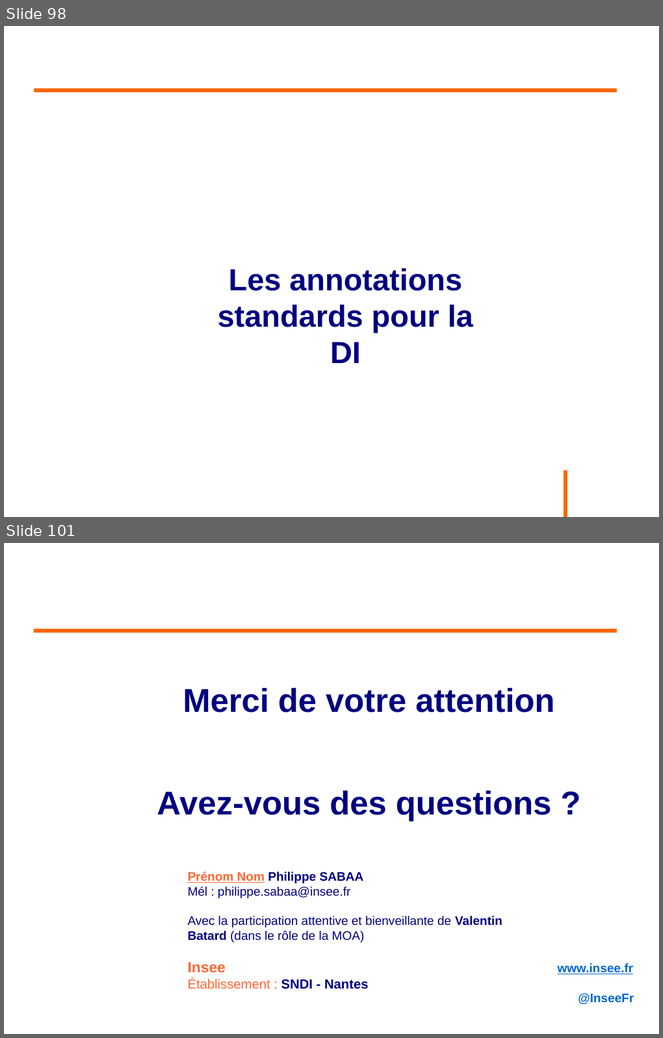
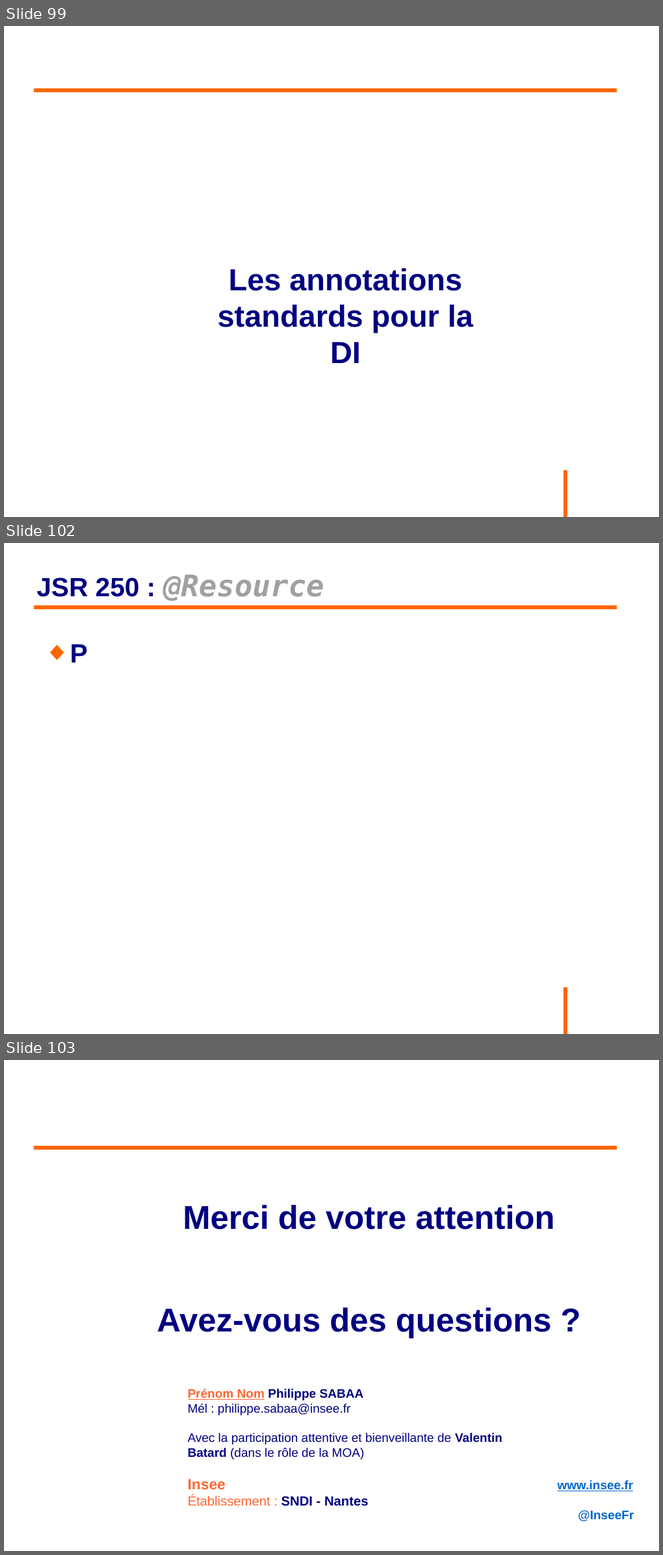
Before and after one commit to philphils/formation-spring, a slide deck: Documentation/diapo_formation_spring.odp. Shown one above the other, each under a label of ours: slides 98 and 101 before the commit, slides 99, 102 and 103 after it; the slides between them are not shown. The pictures are 663x1038 and 663x1555 pixels, drawn with LibreOffice and Linux fonts; fonts in the diff are those of the drawing; background and template pictures are left out. Boxes give left, top, right and bottom in pixels: in the first picture for what was removed or moved away, otherwise in the second. Text is boxed around its words. In the diff, an @@ line names an element or a change of style, - is before the commit and + after.

```diff
--- a/Documentation/diapo_formation_spring.odp
+++ b/Documentation/diapo_formation_spring.odp
@@ slide 102 added at box(4, 543, 659, 1034), background #FFFFFF; not listed: 1 template element that a slide beside it also shows @@
@@ title added at box(36, 575, 324, 601), 36 pt, text #A0A0A0, bold, italic @@
+JSR 250 : @Resource
@@ line added from (34, 607) to (618, 607), #FF6600 4.54 pt @@
@@ text added at box(70, 644, 88, 663), 32 pt, text #000080, bold @@
+◆ P
@@ what was slide 98 is now slide 99 @@
@@ what was slide 101 is now slide 103 @@
```
Also in this commit, not shown: 6 slides changed, 1 other slide added.
